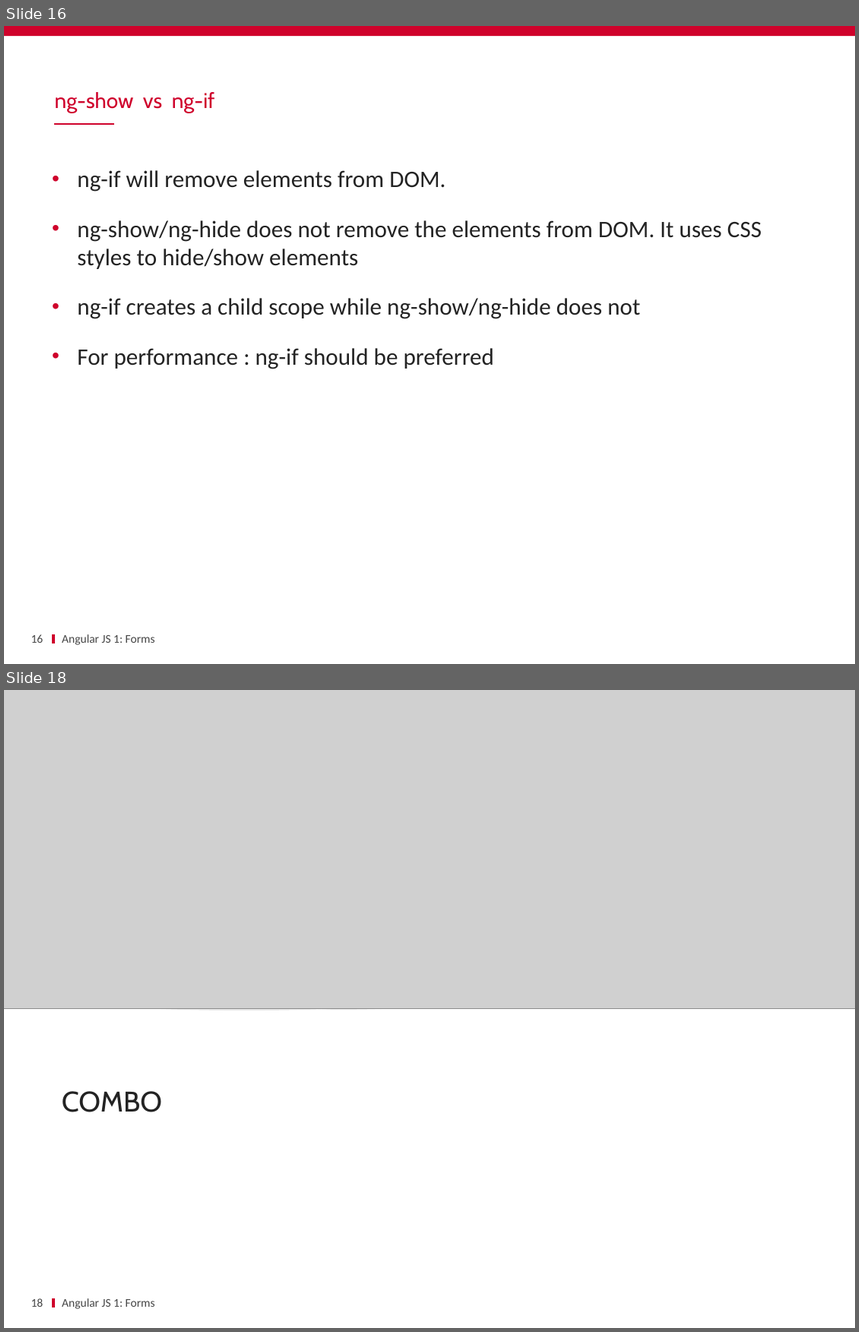
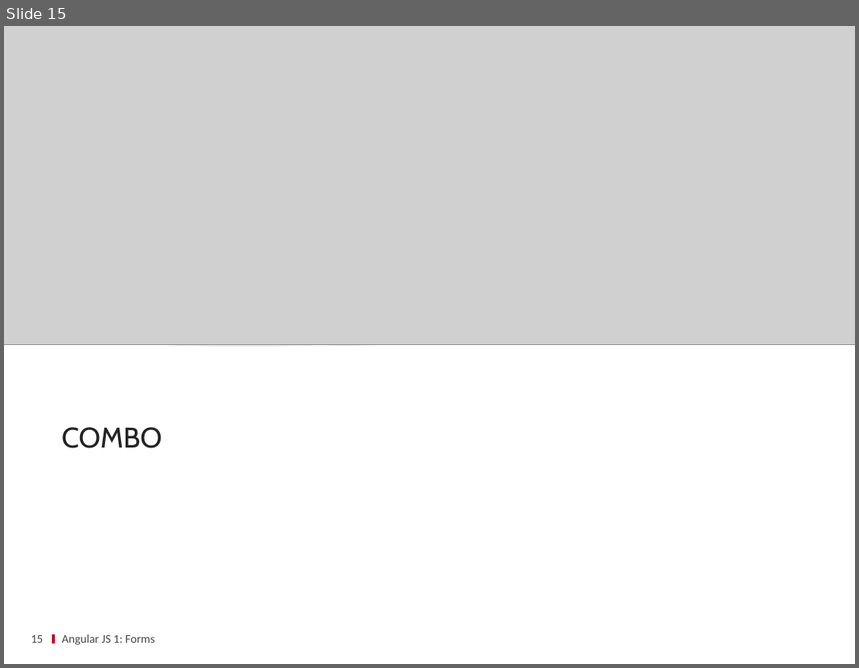
Before and after one commit to ycintre/formation-angularjs, a slide deck: 07 Forms & Validation/Forms & Validation.pptx. Shown one above the other, each under a label of ours: slides 16 and 18 before the commit, slide 15 after it; the slides between them are not shown. The pictures are 859x1332 and 859x668 pixels, drawn with LibreOffice and Linux fonts; fonts in the diff are those of the drawing; grey boxes stand for pictures; background and template pictures are left out. Boxes give left, top, right and bottom in pixels: in the first picture for what was removed or moved away, otherwise in the second. Text is boxed around its words. In the diff, an @@ line names an element or a change of style, - is before the commit and + after.

```diff
--- a/07 Forms & Validation/Forms & Validation.pptx
+++ b/07 Forms & Validation/Forms & Validation.pptx
@@ slide 16 removed at (4,26,855,664), background #FFFFFF; not listed: 1 template element that a slide beside it also shows @@
@@ rectangle removed at (4,26,855,36) @@
@@ text removed at (55,92,215,113) @@
-ng-show vs ng-if
@@ line removed from (54, 124) to (113, 124) @@
@@ text removed at (77,170,762,370) @@
-• ng-if will remove elements from DOM.
-• ng-show/ng-hide does not remove the elements from DOM. It uses CSS styles to hide/show elements
-• ng-if creates a child scope while ng-show/ng-hide does not
-• For performance : ng-if should be preferred
@@ page number removed at (31,635,44,643) @@
-16
@@ text removed at (62,635,155,645) @@
-Angular JS 1: Forms
@@ what was slide 18 is now slide 15 @@
@@ page number at (31,636,44,643): text changed @@
-18
+15
```
Also in this commit, not shown: 4 slides changed, 7 other slides removed.
